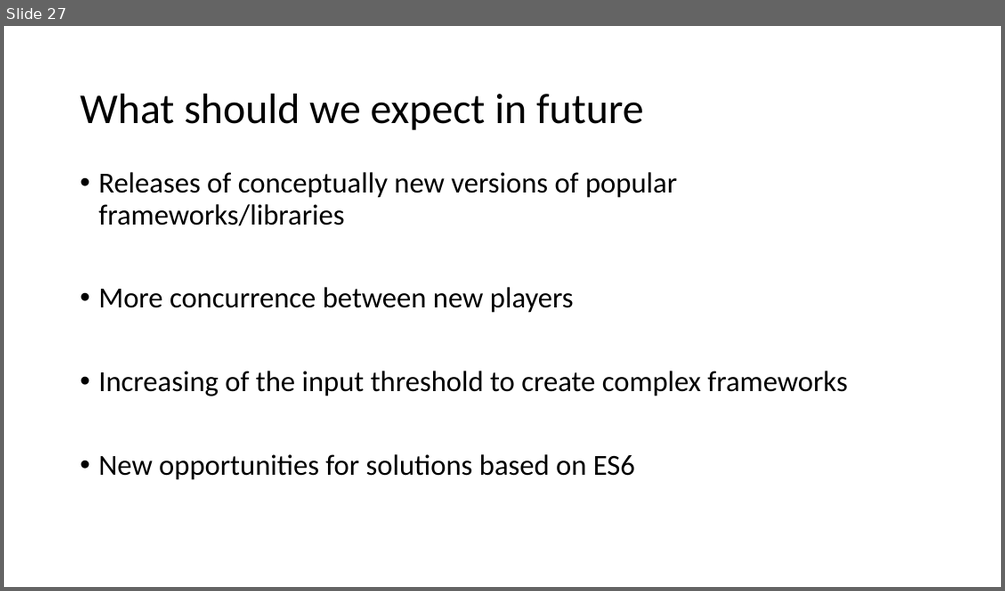
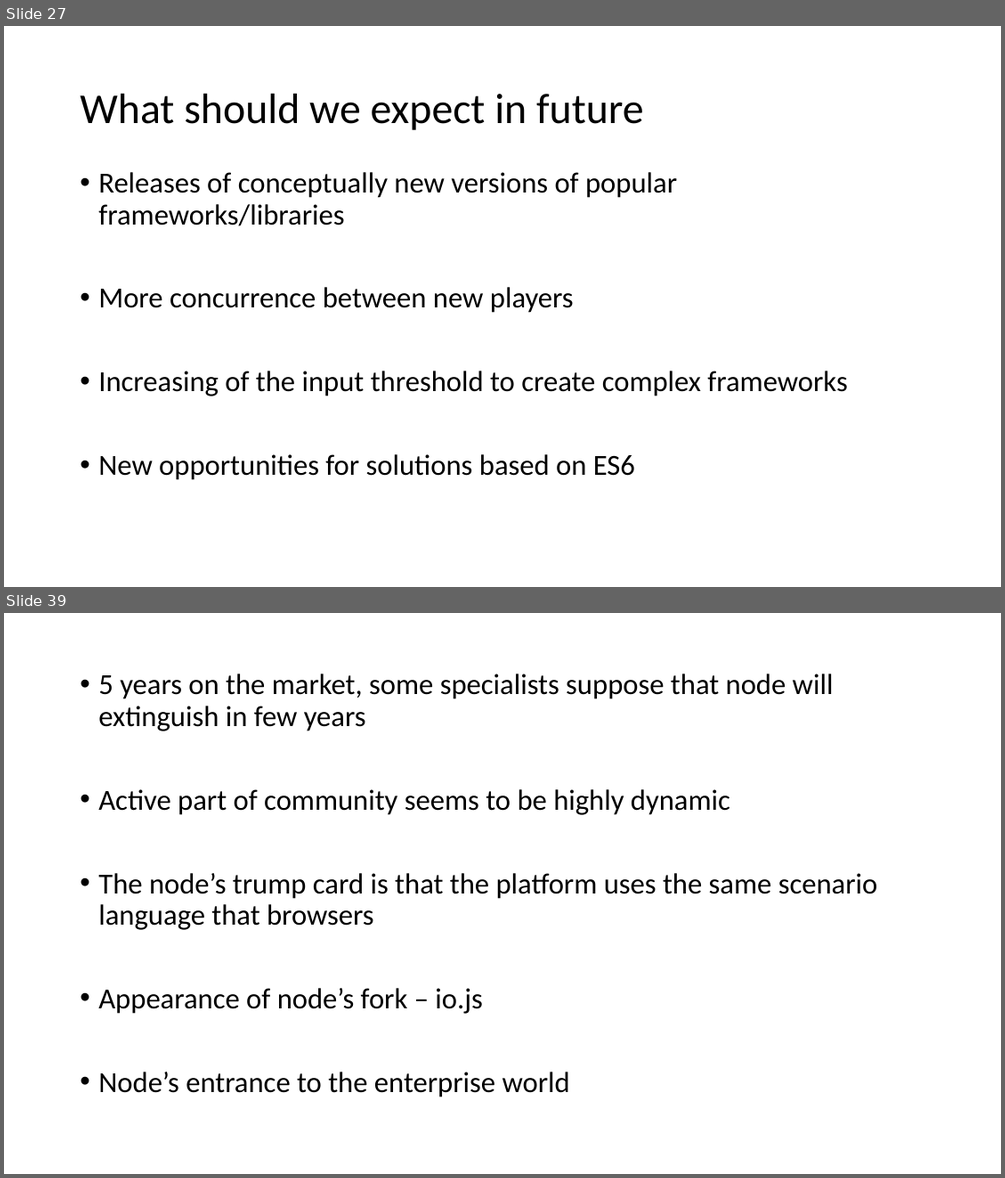
Before and after one commit to vba/presentations, a slide deck: 2015.js/JavaScript trends 2015.pptx. Shown one above the other, each under a label of ours: slide 27 before the commit, slides 27 and 39 after it; the slides between them are not shown. The pictures are 1005x591 and 1005x1178 pixels, drawn with LibreOffice and Linux fonts; fonts in the diff are those of the drawing. Boxes give left, top, right and bottom in pixels: in the first picture for what was removed or moved away, otherwise in the second. Text is boxed around its words. In the diff, an @@ line names an element or a change of style, - is before the commit and + after.

```diff
--- a/2015.js/JavaScript trends 2015.pptx
+++ b/2015.js/JavaScript trends 2015.pptx
@@ slide 39 added at <box>4,613,1001,1174</box>, background #FFFFFF @@
@@ text added at <box>98,674,878,1097</box>, 28 pt, text #000000 @@
+• 5 years on the market, some specialists suppose that node will extinguish in few years
+• Active part of community seems to be highly dynamic
+• The node’s trump card is that the platform uses the same scenario language that browsers
+• Appearance of node’s fork – io.js
+• Node’s entrance to the enterprise world
```
Also in this commit, not shown: 7 slides changed, 18 other slides added, 4 slides removed.
